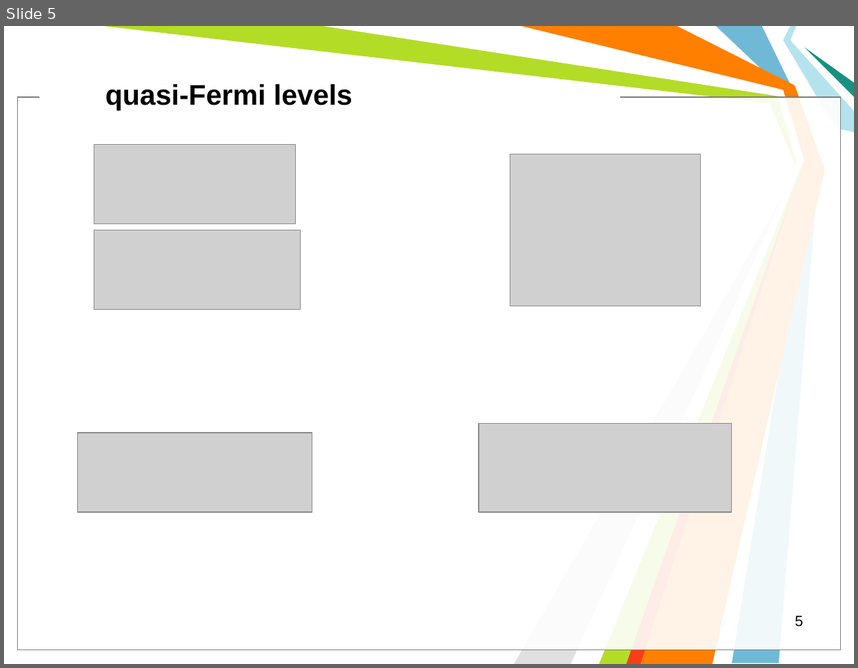
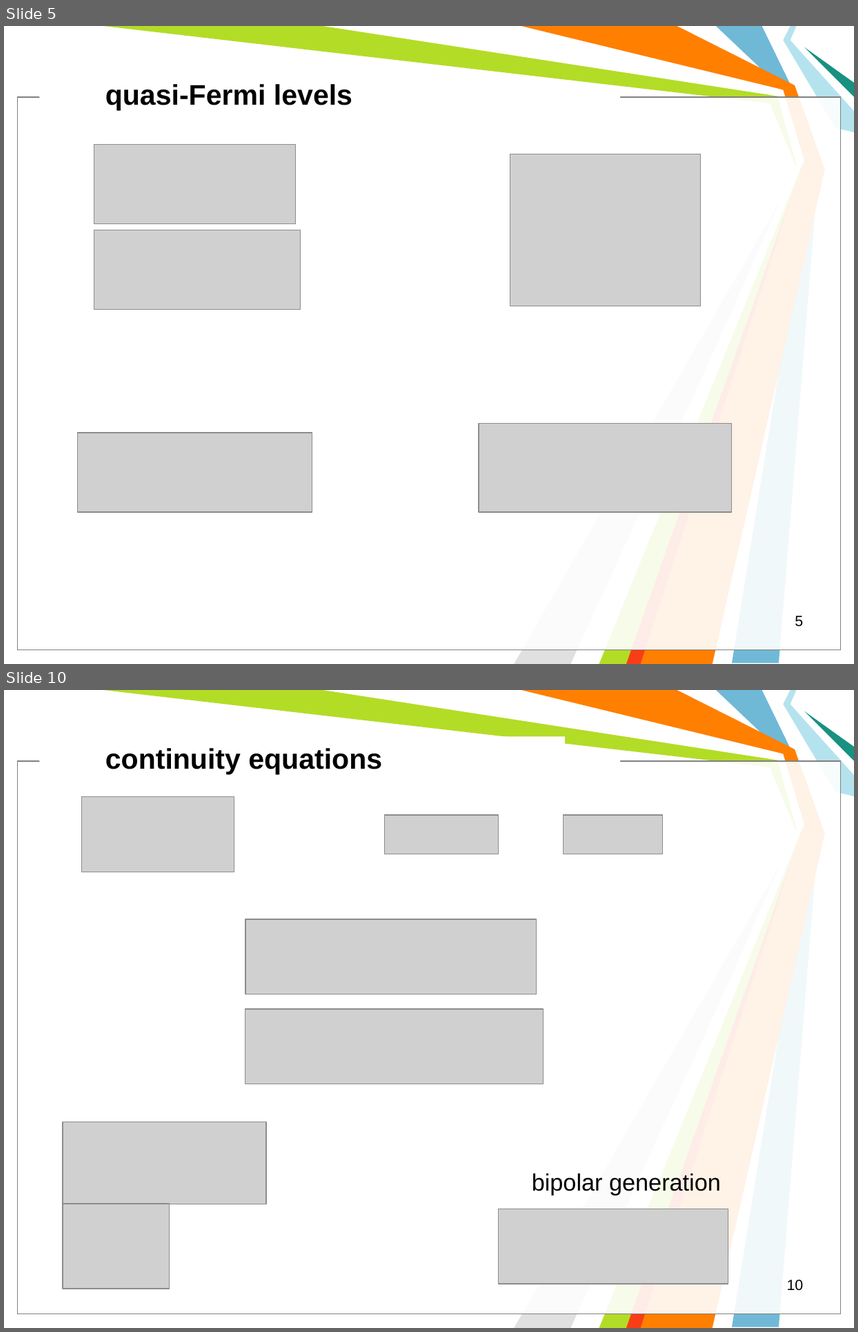
Before and after one commit to l432/NMK, a slide deck: Lecture/Photovoltaics/Photovoltaics2.ppt. Shown one above the other, each under a label of ours: slide 5 before the commit, slides 5 and 10 after it; the slides between them are not shown. The pictures are 858x668 and 858x1332 pixels, drawn with LibreOffice and Linux fonts; fonts in the diff are those of the drawing; grey boxes stand for pictures; background and template pictures are left out. Boxes give left, top, right and bottom in pixels: in the first picture for what was removed or moved away, otherwise in the second. Text is boxed around its words. In the diff, an @@ line names an element or a change of style, - is before the commit and + after.

```diff
--- a/Lecture/Photovoltaics/Photovoltaics2.ppt
+++ b/Lecture/Photovoltaics/Photovoltaics2.ppt
@@ slide 10 added at [4, 690, 854, 1328], background #FFFFFF; not listed: 11 template elements that a slide beside it also shows @@
@@ text added at [105, 748, 382, 775], 24 pt, text #000000, bold @@
+continuity equations
@@ picture added at [81, 797, 234, 872] @@
@@ picture added at [385, 815, 499, 854] @@
@@ picture added at [564, 815, 663, 854] @@
@@ picture added at [245, 918, 536, 994] @@
@@ picture added at [245, 1009, 544, 1083] @@
@@ picture added at [63, 1122, 266, 1204] @@
@@ text added at [532, 1173, 721, 1195], 20 pt, text #000000 @@
+bipolar generation
@@ picture added at [63, 1203, 170, 1288] @@
@@ picture added at [499, 1209, 728, 1283] @@
@@ page number added at [787, 1279, 804, 1290], 12.5 pt, text #000000 @@
+10
```
Also in this commit, not shown: 1 slide changed, 13 other slides added, 3 slides removed.
